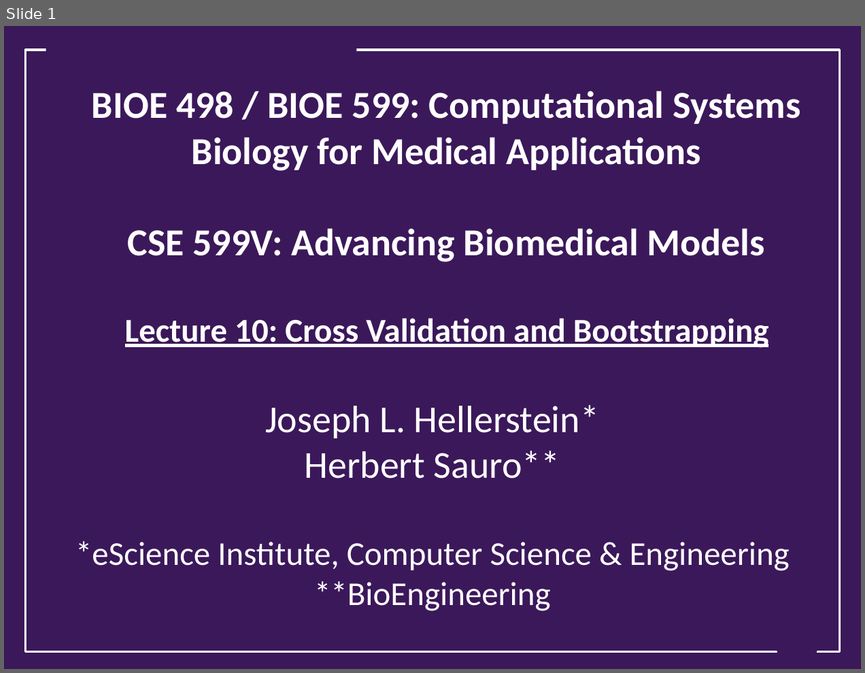
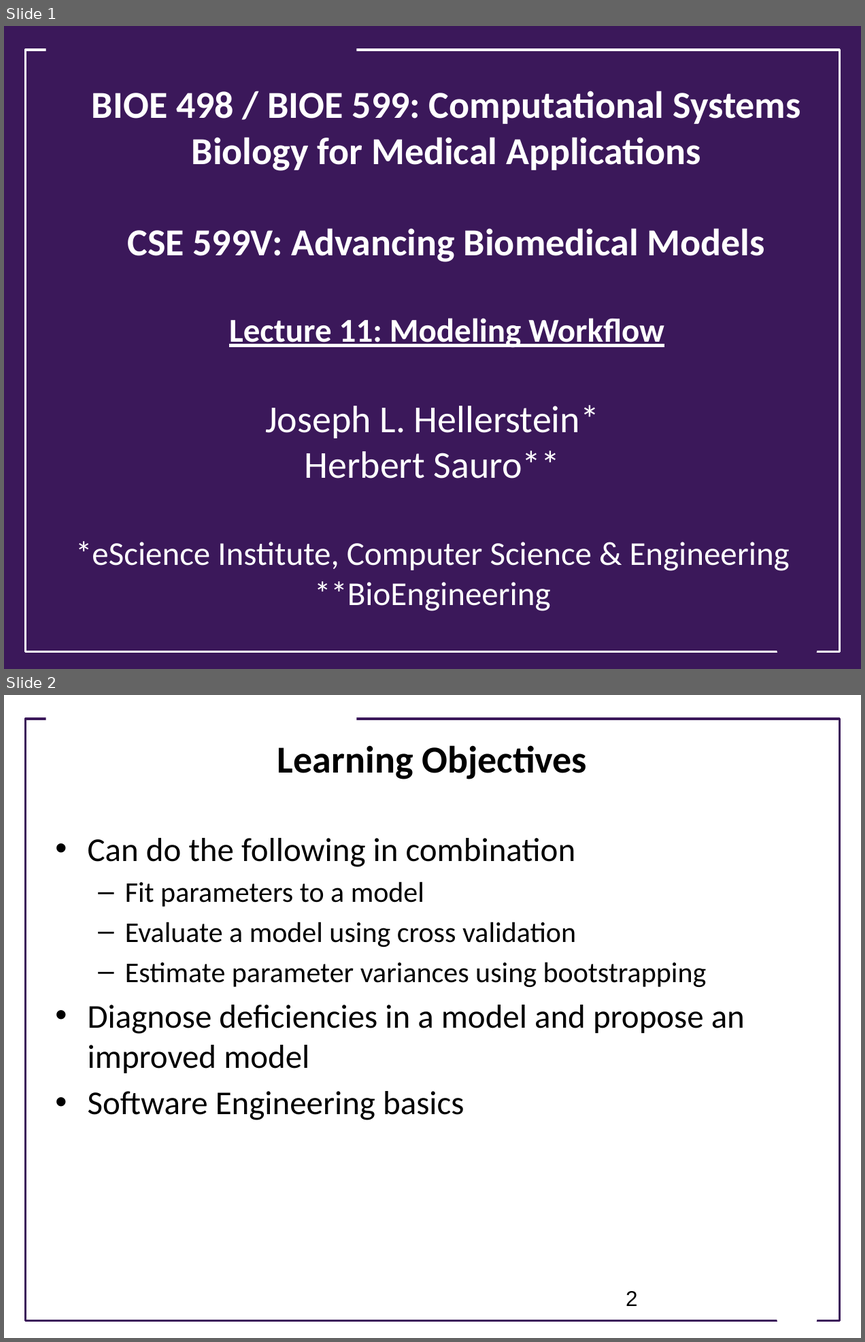
Before and after one commit to ModelEngineering/advancing-biomedical-models, a slide deck: Lectures/Week_5/CSE 599V Lecture 11 - Modeling Workflow .pptx. Shown one above the other, each under a label of ours: slide 1 before the commit, slides 1 and 2 after it. The pictures are 865x673 and 865x1342 pixels, drawn with LibreOffice and Linux fonts; fonts in the diff are those of the drawing; background and template pictures are left out. Boxes give left, top, right and bottom in pixels: in the first picture for what was removed or moved away, otherwise in the second. Text is boxed around its words. In the diff, an @@ line names an element or a change of style, - is before the commit and + after.

```diff
--- a/Lectures/Week_5/CSE 599V Lecture 11 - Modeling Workflow .pptx
+++ b/Lectures/Week_5/CSE 599V Lecture 11 - Modeling Workflow .pptx
@@ slide 2 added at (x1=4, y1=695, x2=861, y2=1338), background #FFFFFF @@
@@ rectangle added at (x1=46, y1=709, x2=356, y2=730), fill #FFFFFF @@
@@ rectangle added at (x1=26, y1=719, x2=839, y2=1321), outline #3B185A 1.75 pt @@
@@ title added at (x1=277, y1=745, x2=587, y2=779), 32 pt, text #000000, bold @@
+Learning Objectives
@@ text added at (x1=88, y1=838, x2=745, y2=1120), 28 pt, text #000000 @@
+• Can do the following in combination
+  – Fit parameters to a model
+  – Evaluate a model using cross validation
+  – Estimate parameter variances using bootstrapping
+• Diagnose deficiencies in a model and propose an improved model
+• Software Engineering basics
@@ page number added at (x1=626, y1=1291, x2=638, y2=1306), 18 pt, text #000000 @@
+2
@@ trapezoid added at (x1=769, y1=1289, x2=824, y2=1327), fill #FFFFFF @@
@@ slide 1 changed as well @@
@@ title at (x1=92, y1=91, x2=800, y2=348): text changed @@
-BIOE 498 / BIOE 599: Computational Systems Biology for Medical Applications
-CSE 599V: Advancing Biomedical Models
-Lecture 10: Cross Validation and Bootstrapping
+BIOE 498 / BIOE 599: Computational Systems Biology for Medical Applications
+CSE 599V: Advancing Biomedical Models
+Lecture 11: Modeling Workflow
```
Also in this commit, not shown: 1 other slide changed, 8 other slides added, 12 slides removed, 1 other file.
